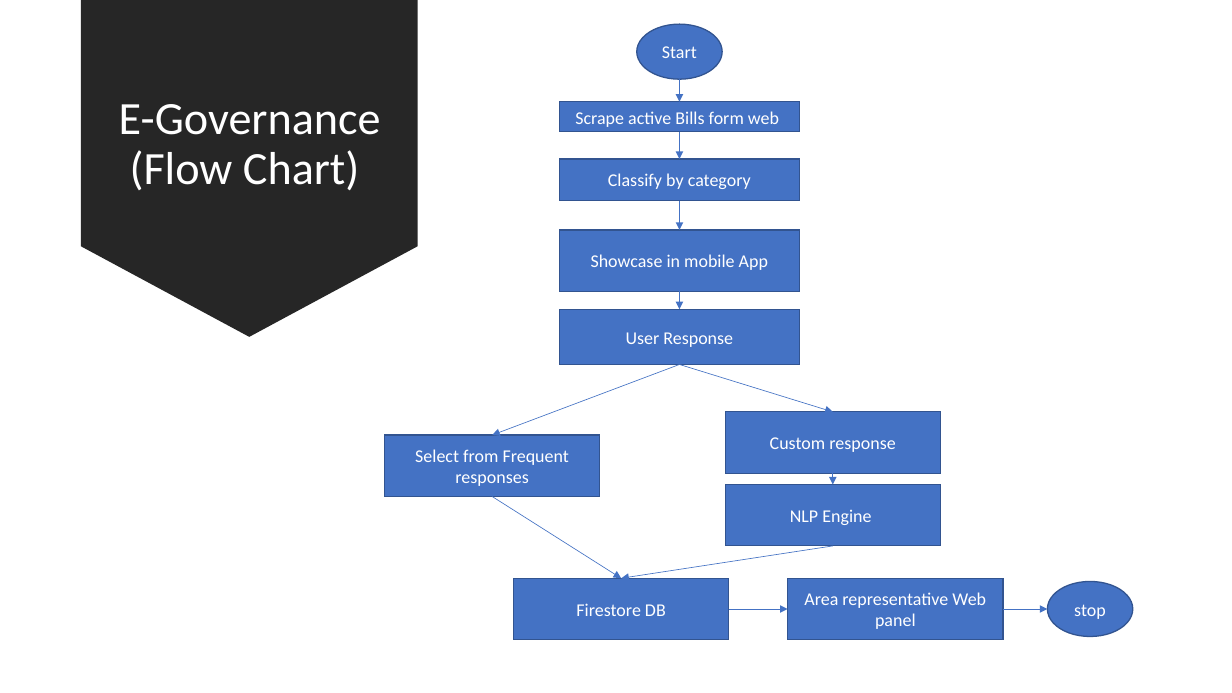
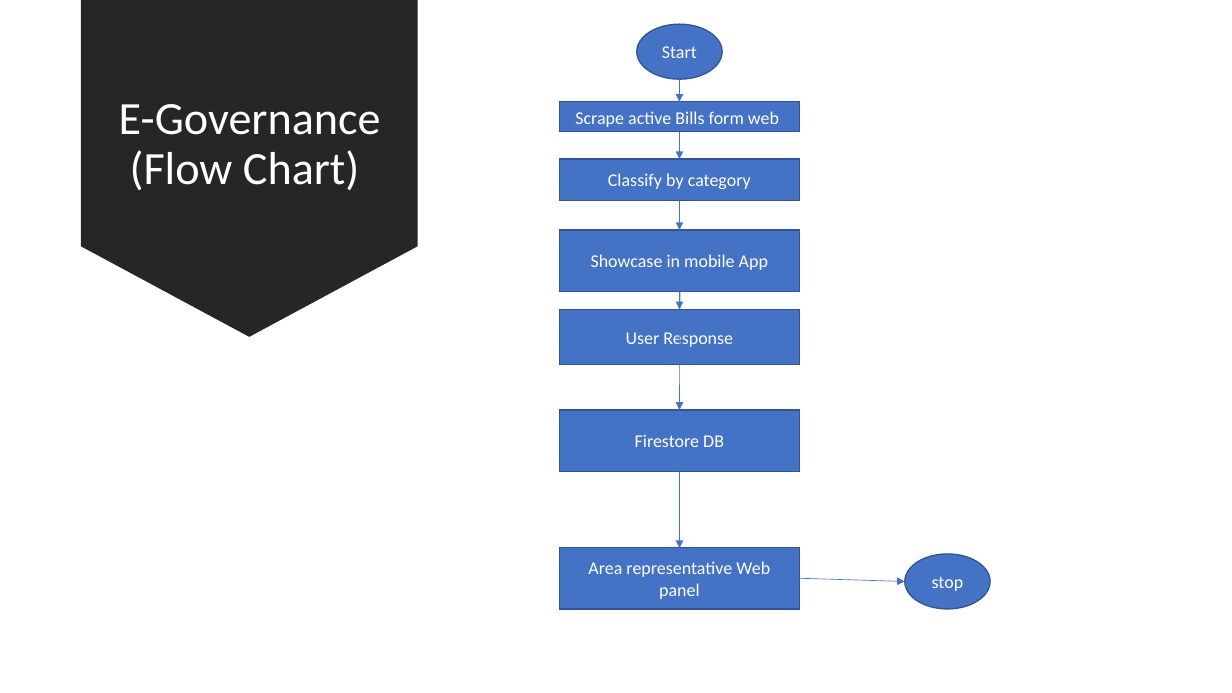
Before and after one commit to kaiwalya4850/Direct_Democracy, a slide deck: slide 10 of For The People.pptx. Drawn at 1232x693 pixels with LibreOffice and Linux fonts; fonts in the diff are those of the drawing. Boxes give left, top, right and bottom in pixels: in the first picture for what was removed or moved away, otherwise in the second. Text is boxed around its words. In the diff, an @@ line names an element or a change of style, - is before the commit and + after.

```diff
--- a/For The People.pptx
+++ b/For The People.pptx
@@ arrow added from (680, 282) to (679, 410), #4472C4 0.5 pt @@
@@ arrow removed from (679, 364) to (493, 435) @@
@@ arrow removed from (679, 364) to (833, 412) @@
@@ rectangle "Firestore DB": place and size @@
-rectangle "Firestore DB" at (514,579,729,640)
+rectangle "Firestore DB" at (559,410,799,472)
@@ rectangle removed at (726,412,941,474) @@
-Custom response
@@ rectangle removed at (384,435,600,497) @@
-Select from Frequent responses
@@ arrow moved from (493, 496) - (621, 579) to (679, 471) - (679, 548) @@
@@ arrow removed from (833, 473) to (833, 484) @@
@@ rectangle removed at (726,484,941,546) @@
-NLP Engine
@@ rectangle "Area representative Web panel": place and size @@
-rectangle "Area representative Web panel" at (788,579,1004,640)
+rectangle "Area representative Web panel" at (559,548,799,610)
@@ arrow removed from (833, 546) to (621, 579) @@
@@ ellipse "stop": place and size @@
-ellipse "stop" at (1048,581,1133,637)
+ellipse "stop" at (905,555,990,610)
@@ arrow moved from (1004, 609) - (1048, 609) to (799, 579) - (905, 581) @@
@@ arrow removed from (729, 609) to (788, 609) @@
```
Also in this commit, not shown: 1 other slide changed, 1 slide added, 5 other files.
